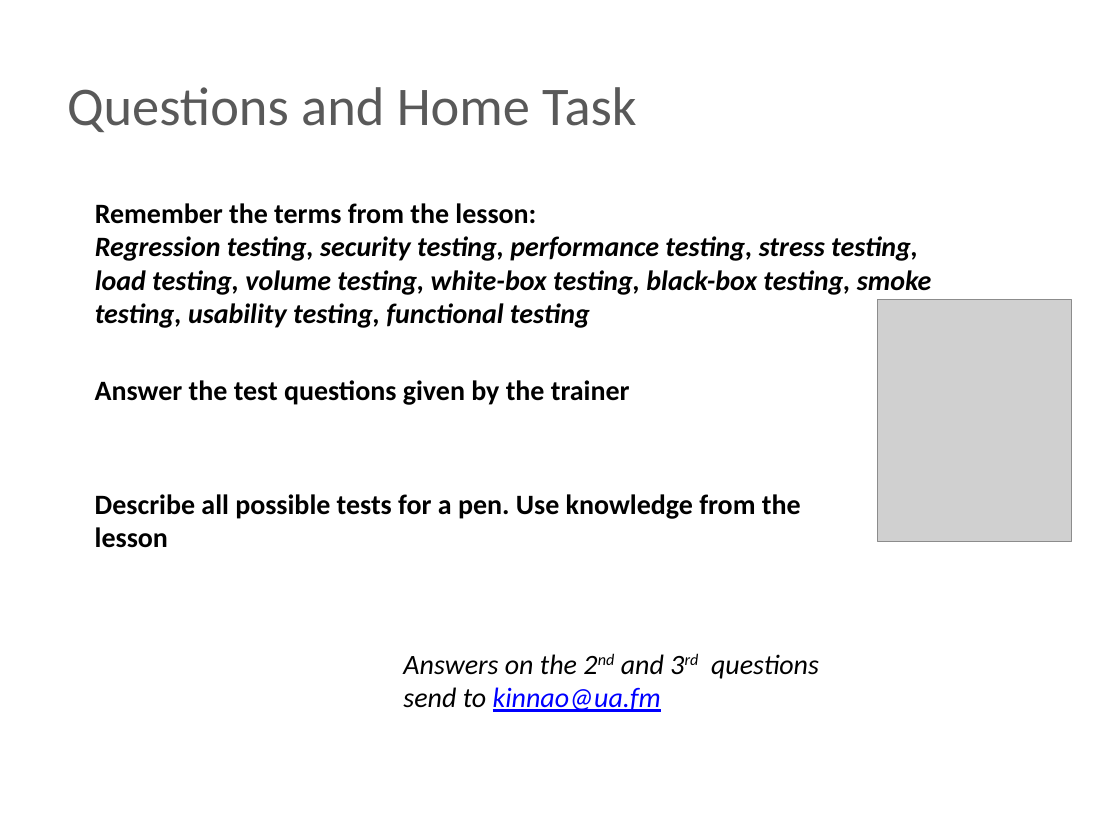
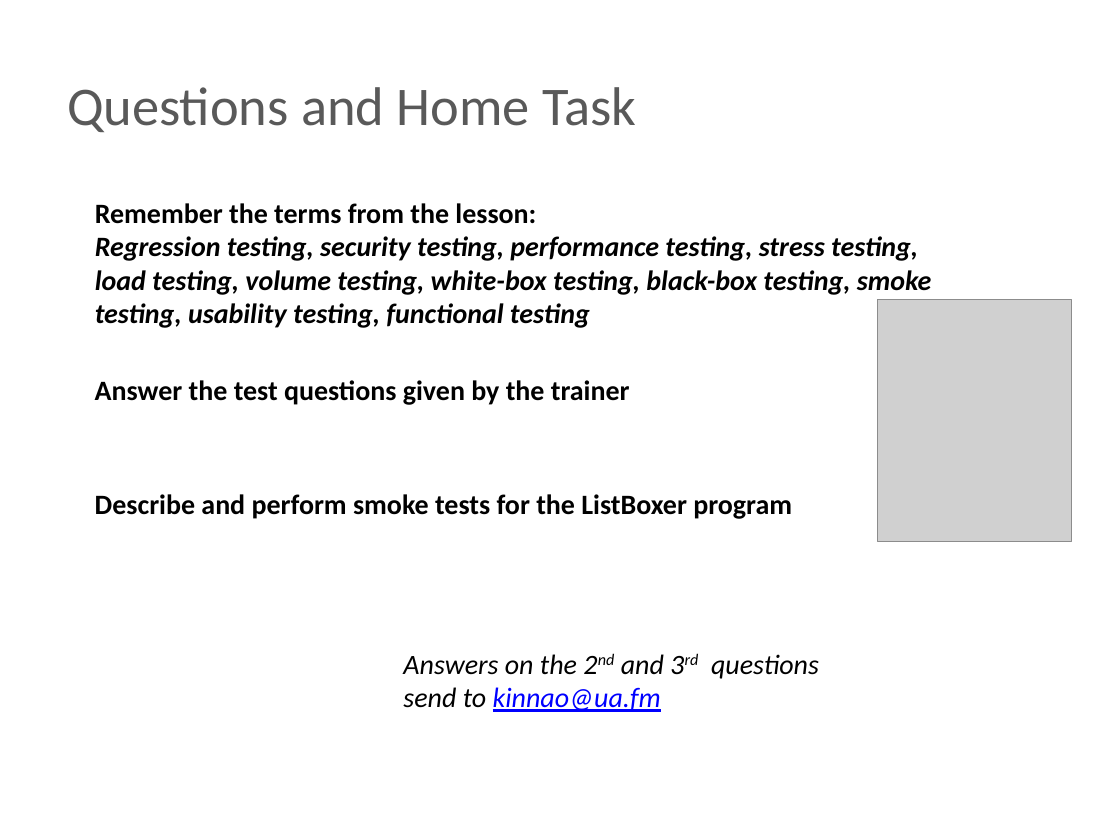
Before and after one commit to BigRacer/swtesting, a slide deck: slide 10 of inna/Занятие3/Занятие 3.pptx. Drawn at 1120x840 pixels with LibreOffice and Linux fonts; fonts in the diff are those of the drawing; grey boxes stand for pictures; background and template pictures are left out. Boxes give left, top, right and bottom in pixels: in the first picture for what was removed or moved away, otherwise in the second. Text is boxed around its words. In the diff, an @@ line names an element or a change of style, - is before the commit and + after.

```diff
--- a/inna/Занятие3/Занятие 3.pptx
+++ b/inna/Занятие3/Занятие 3.pptx
@@ text at (x1=95, y1=494, x2=792, y2=519): text changed @@
-Describe all possible tests for a pen. Use knowledge from the lesson
+Describe and perform smoke tests for the ListBoxer program
```
Also in this commit, not shown: 1 other file.
